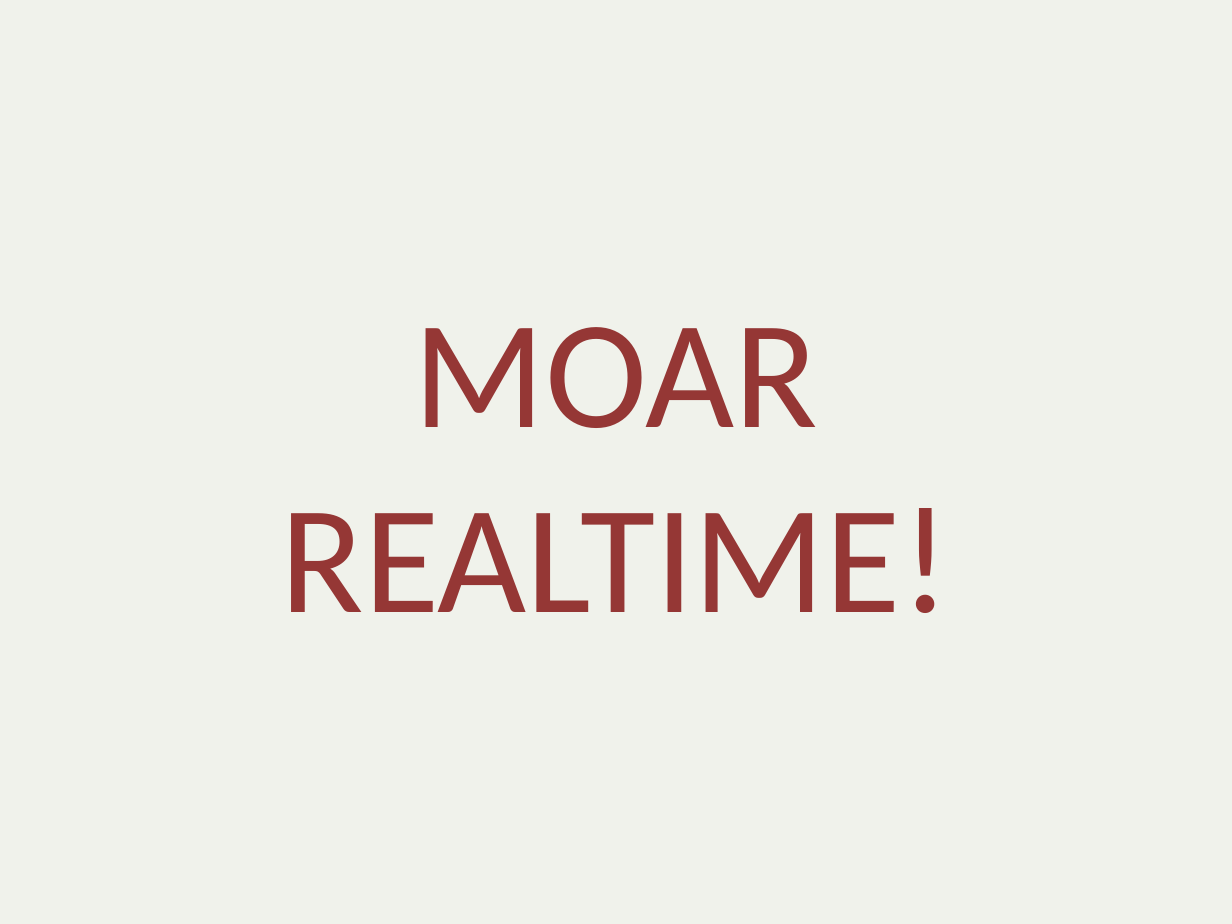
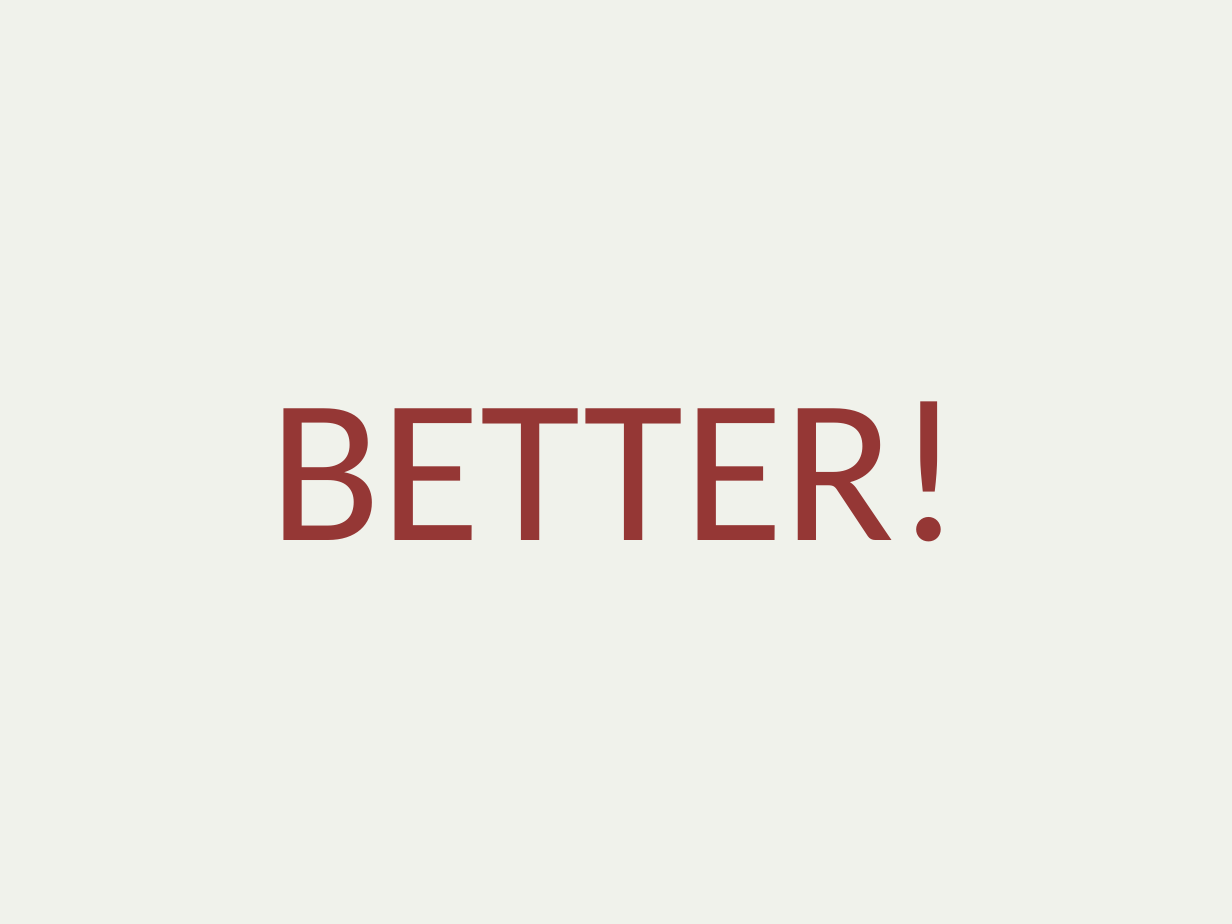
Before and after one commit to alani/Talks, a slide deck: slide 9 of SignalR-Intro/SignalRIntro.pptx. Drawn at 1232x924 pixels with LibreOffice and Linux fonts; fonts in the diff are those of the drawing. Boxes give left, top, right and bottom in pixels: in the first picture for what was removed or moved away, otherwise in the second. Text is boxed around its words. In the diff, an @@ line names an element or a change of style, - is before the commit and + after.

```diff
--- a/SignalR-Intro/SignalRIntro.pptx
+++ b/SignalR-Intro/SignalRIntro.pptx
@@ title at (269,401,962,542): text changed; size 90 to 120 pt @@
-MOAR REALTIME!
+BETTER!
```
Also in this commit, not shown: 4 other slides changed, 2 slides added, 2 slides removed.
